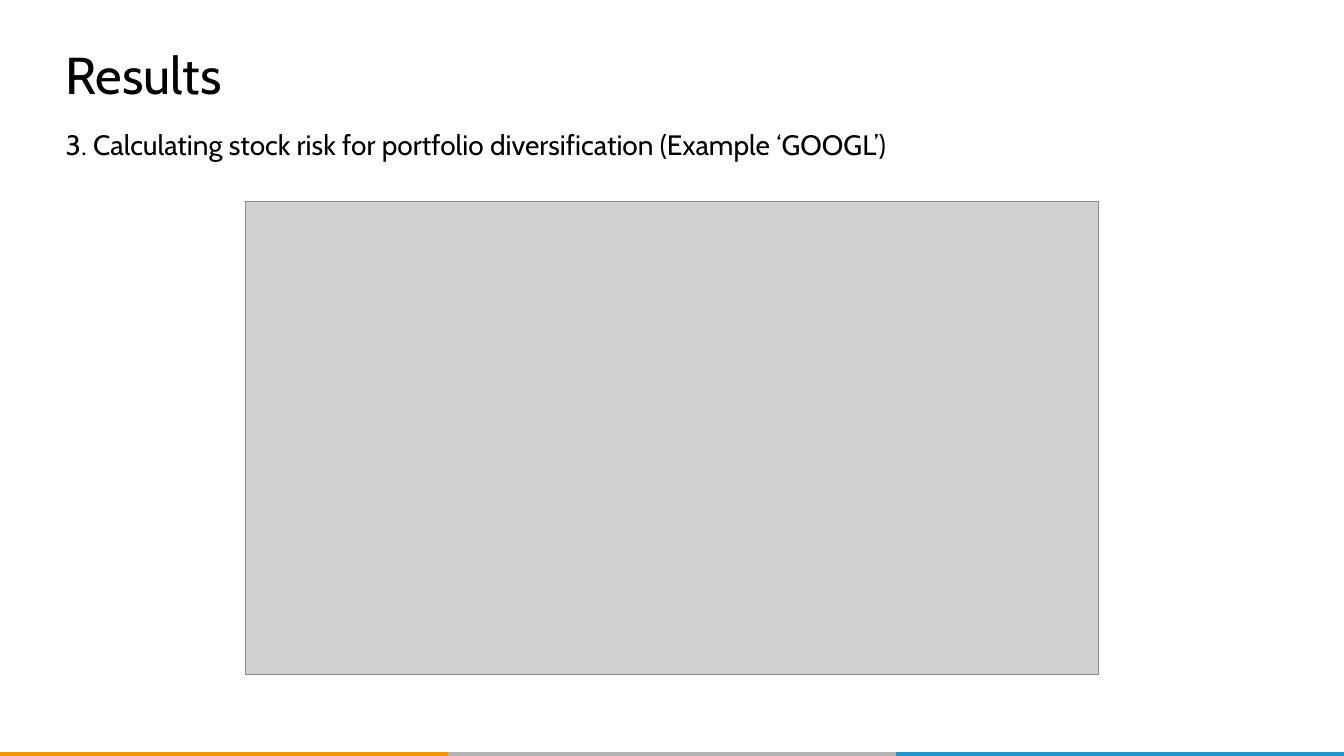
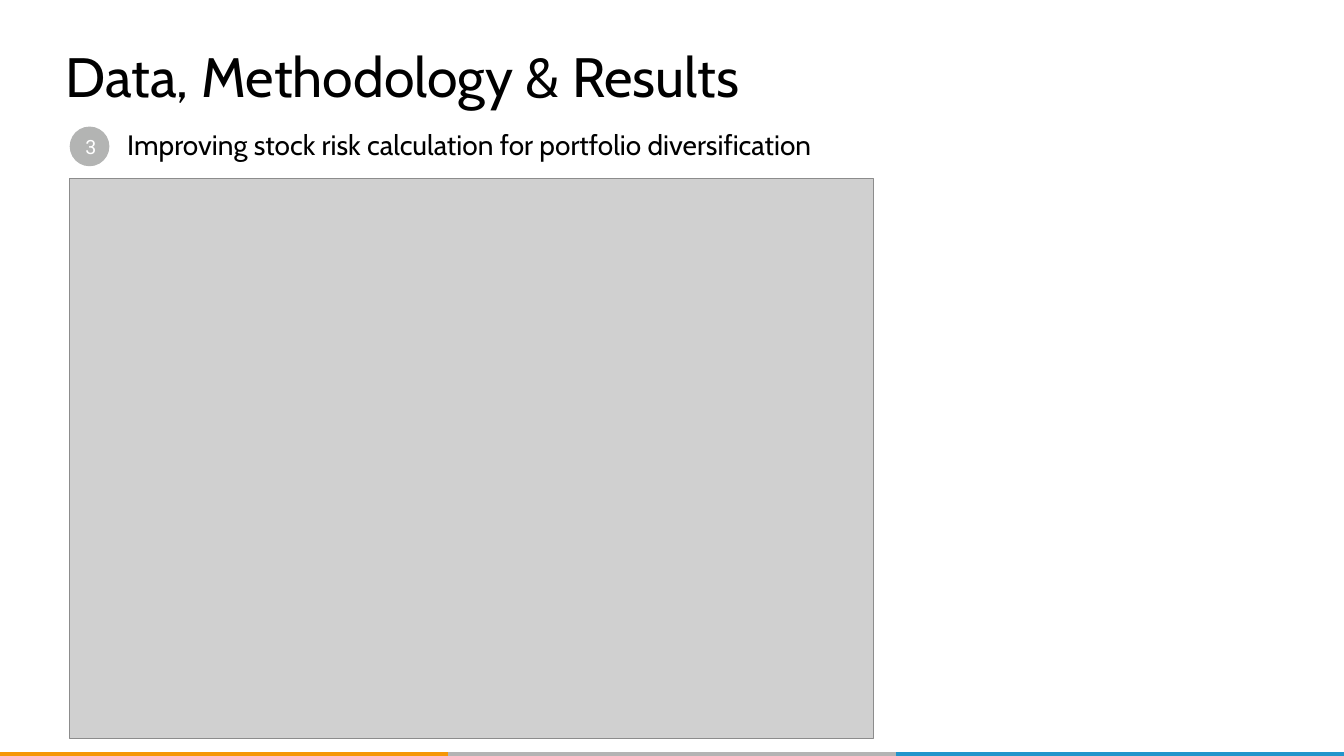
Before and after one commit to QUER01/FinanceModule, a slide deck: slide 32 of docs/dlw_conference_presentation.pptx (slide 34 before the commit). Drawn at 1344x756 pixels with LibreOffice and Linux fonts; fonts in the diff are those of the drawing; grey boxes stand for pictures; background and template pictures are left out. Boxes give left, top, right and bottom in pixels: in the first picture for what was removed or moved away, otherwise in the second. Text is boxed around its words. In the diff, an @@ line names an element or a change of style, - is before the commit and + after.

```diff
--- a/docs/dlw_conference_presentation.pptx
+++ b/docs/dlw_conference_presentation.pptx
@@ title at <box>66,55,739,109</box>: text changed; size 37 to 39.6 pt @@
-Results
+Data, Methodology & Results
@@ ellipse added at <box>70,127,109,166</box>, fill #B3B4B3, 14 pt, text #FFFFFF @@
+3
@@ subtitle at <box>127,134,811,162</box>: text changed @@
-3. Calculating stock risk for portfolio diversification (Example ‘GOOGL’)
+Improving stock risk calculation for portfolio diversification
@@ picture: place and size @@
-picture at <box>246,202,1099,676</box>
+picture at <box>70,179,873,739</box>
```
Also in this commit, not shown: 27 other slides changed, 4 slides added, 1 other file.
